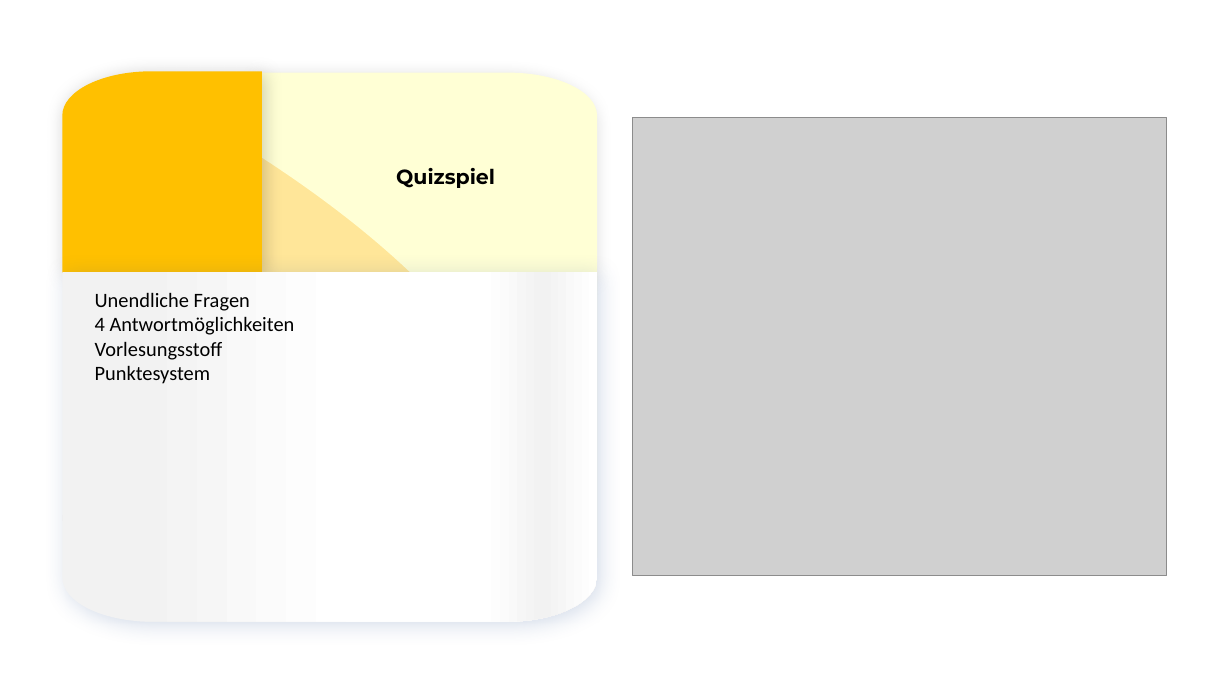
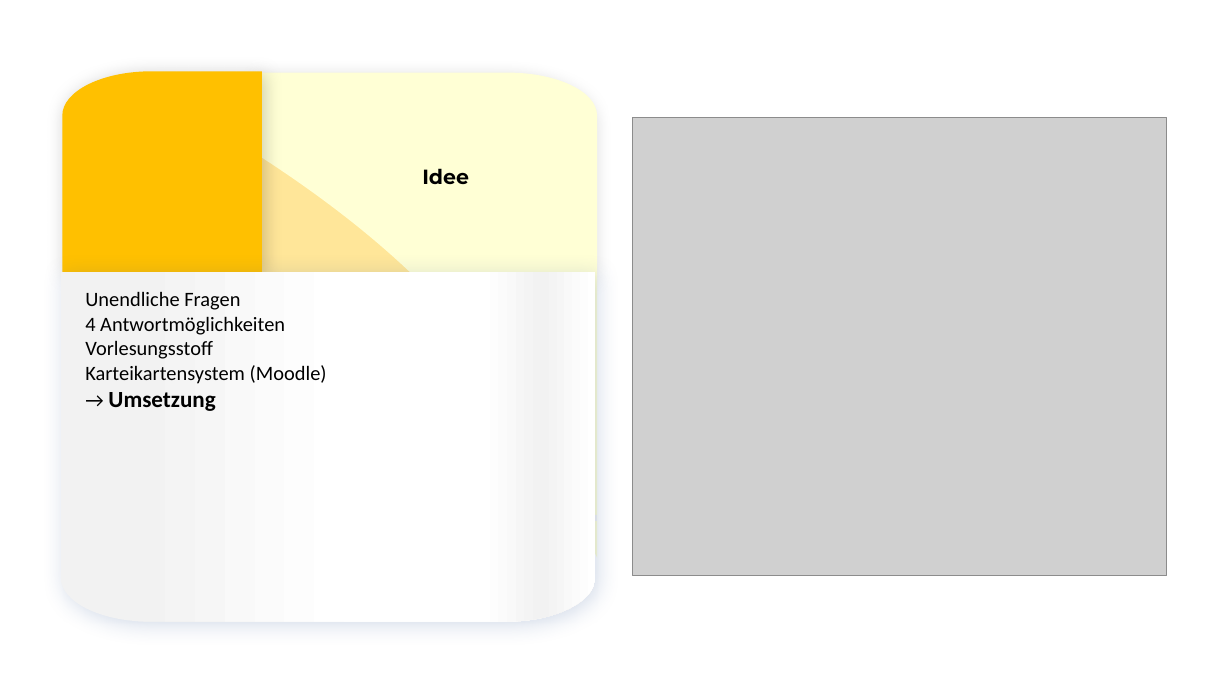
Before and after one commit to haaf-emily/Quizgame, a slide deck: slide 3 of Programmieren 1.pptx. Drawn at 1232x693 pixels with LibreOffice and Linux fonts; fonts in the diff are those of the drawing; grey boxes stand for pictures. Boxes give left, top, right and bottom in pixels: in the first picture for what was removed or moved away, otherwise in the second. Text is boxed around its words. In the diff, an @@ line names an element or a change of style, - is before the commit and + after.

```diff
--- a/Programmieren 1.pptx
+++ b/Programmieren 1.pptx
@@ text at (422,168,469,184): text changed @@
-Quizspiel
+Idee
@@ freeform shape at (61,273,596,622): outline redrawn @@
@@ text "Unendliche Fragen": place and size @@
-text "Unendliche Fragen" at (95,292,295,384)
+text "Unendliche Fragen" at (85,291,327,411)
@@ text at (85,365,327,411): text changed @@
-Punktesystem
+Karteikartensystem (Moodle)
+→ Umsetzung
```
Also in this commit, not shown: 3 other slides changed.
